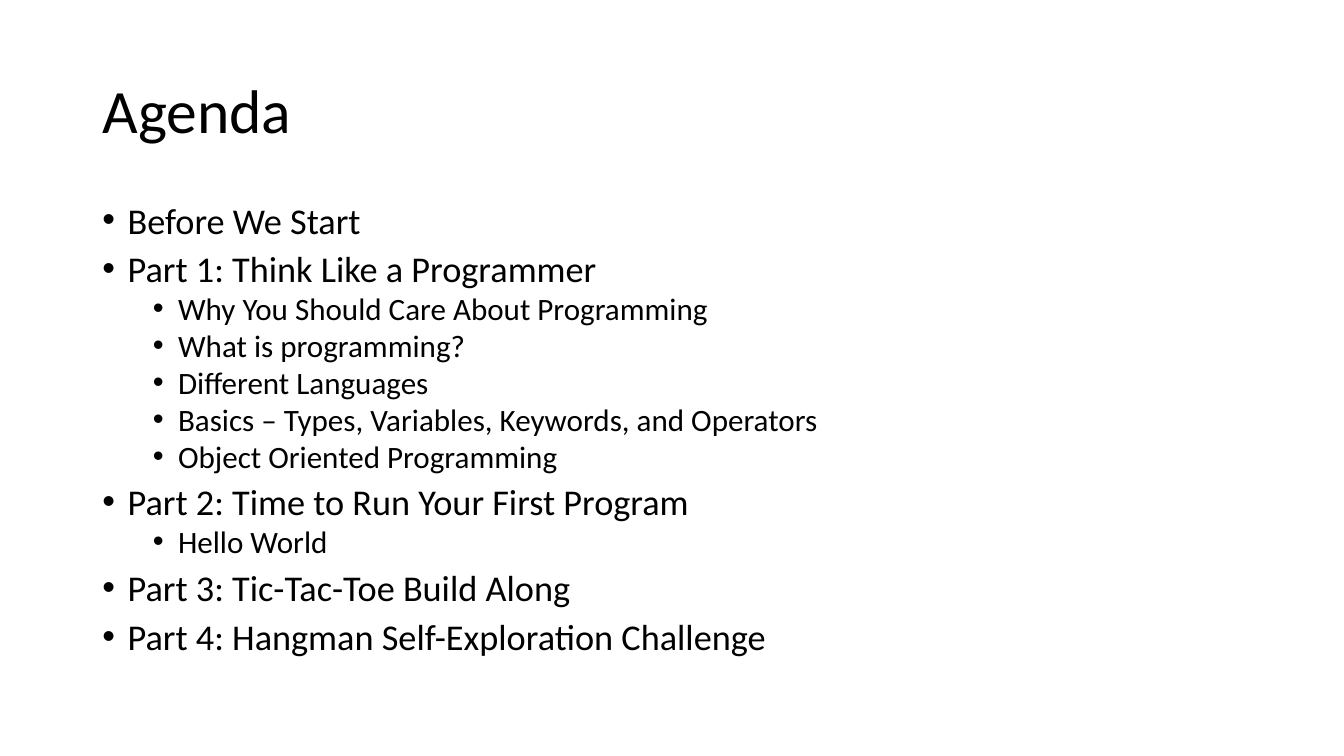
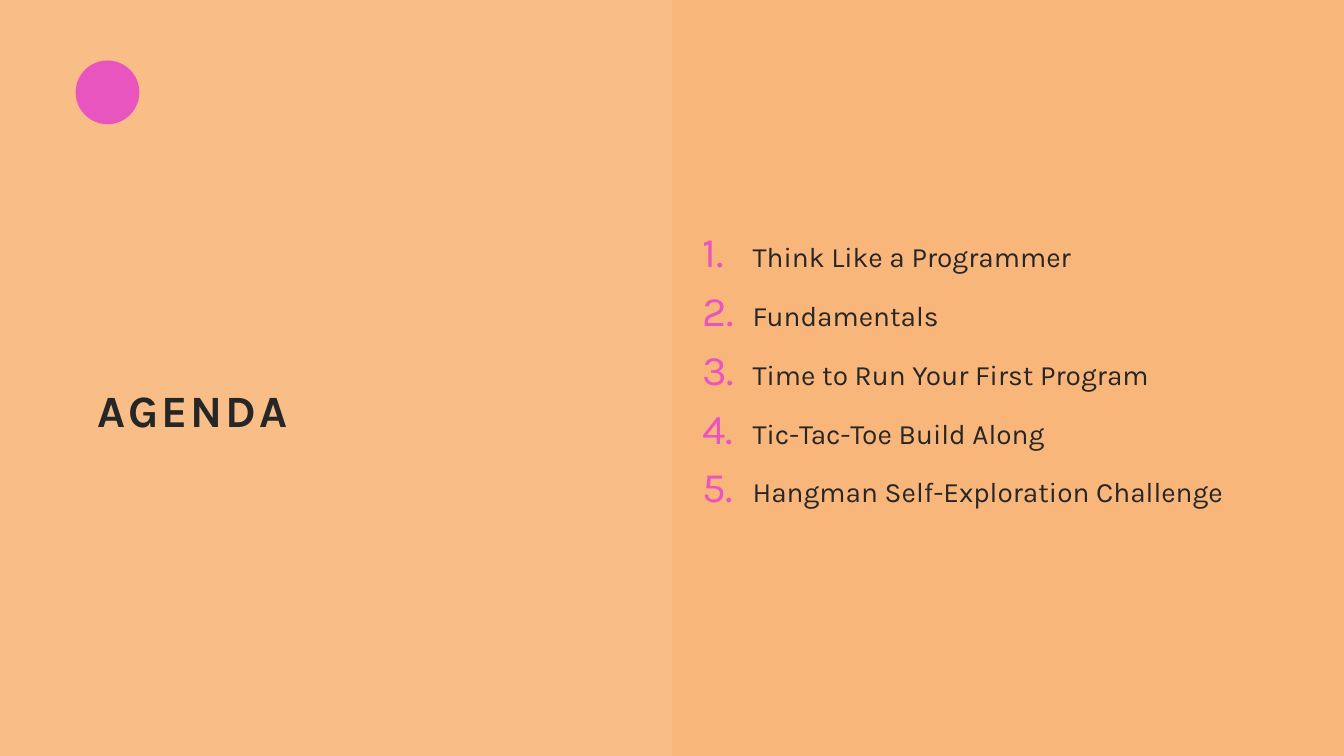
Before and after one commit to thatrandomfrenchdude/Think-Like-A-Programmer, a slide deck: slide 2 of PPT/TLAP_ppt.pptx. Drawn at 1344x756 pixels with LibreOffice and Linux fonts; fonts in the diff are those of the drawing. Boxes give left, top, right and bottom in pixels: in the first picture for what was removed or moved away, otherwise in the second. Text is boxed around its words. In the diff, an @@ line names an element or a change of style, - is before the commit and + after.

```diff
--- a/PPT/TLAP_ppt.pptx
+++ b/PPT/TLAP_ppt.pptx
@@ background #FFFFFF to #F9B67A @@
@@ rectangle added at <box>0,1,672,756</box>, fill #FBCFA7 at 30% opacity @@
@@ ellipse added at <box>76,60,139,124</box>, fill #E955BE @@
@@ text "Think Like a Programmer" at <box>753,247,1223,509</box>: vertical alignment top to middle @@
@@ text at <box>753,247,1223,509</box>: text changed; size 22.2 to 20 pt; font Calibri to Karla; text colour #000000 to #262626 @@
-• Before We Start
-• Part 1: Think Like a Programmer
-  • Why You Should Care About Programming
-  • What is programming?
-  • Different Languages
-  • Basics – Types, Variables, Keywords, and Operators
-  • Object Oriented Programming
-• Part 2: Time to Run Your First Program
-  • Hello World
-• Part 3: Tic-Tac-Toe Build Along
-• Part 4: Hangman Self-Exploration Challenge
+1. Think Like a Programmer
+2. Fundamentals
+3. Time to Run Your First Program
+4. Tic-Tac-Toe Build Along
+5. Hangman Self-Exploration Challenge
@@ title at <box>98,397,288,428</box>: text changed; size 44 to 32 pt; font Calibri to Karla; text colour #000000 to #262626; bold on @@
-Agenda
+AGENDA
```
Also in this commit, not shown: 12 other slides changed, 3 slides added, 4 other files.
